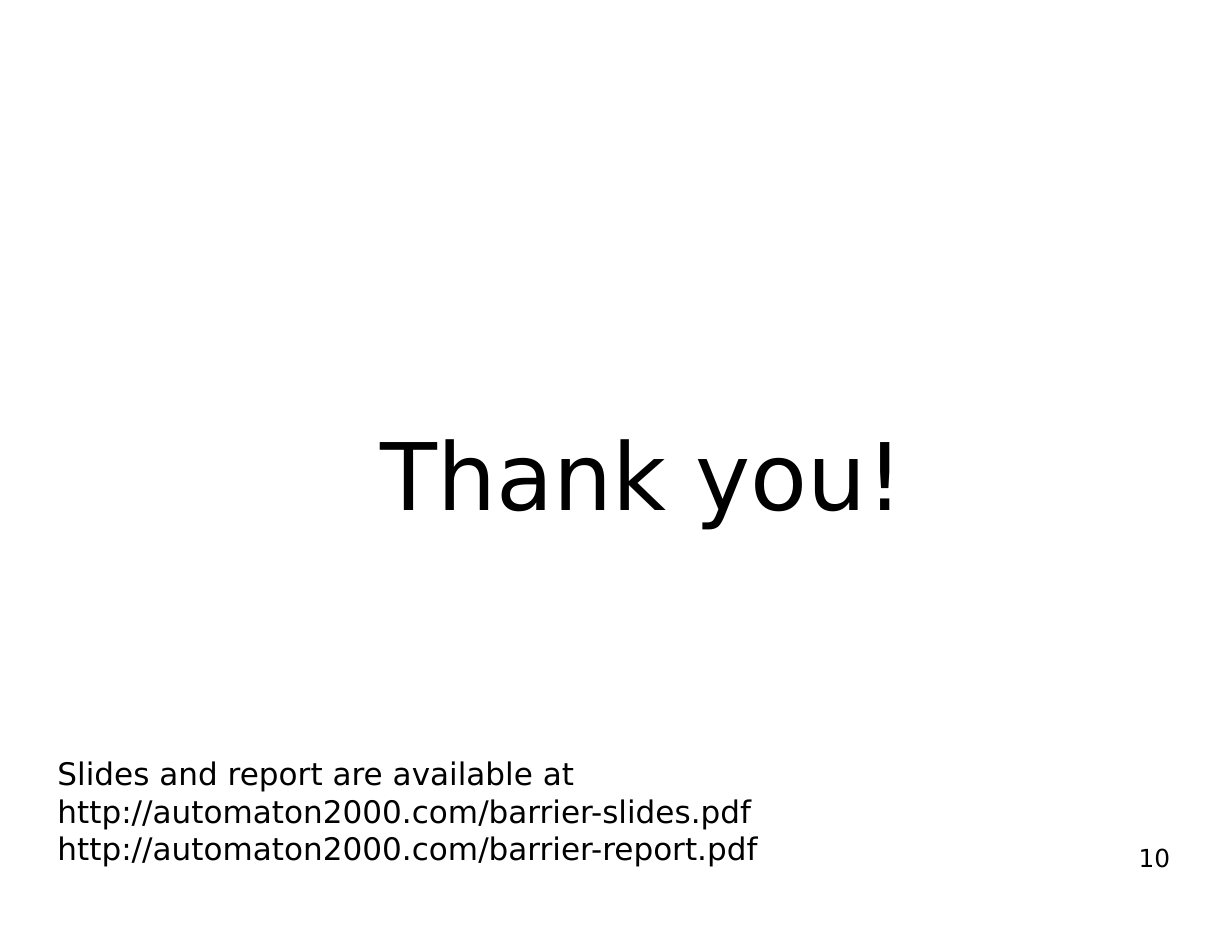
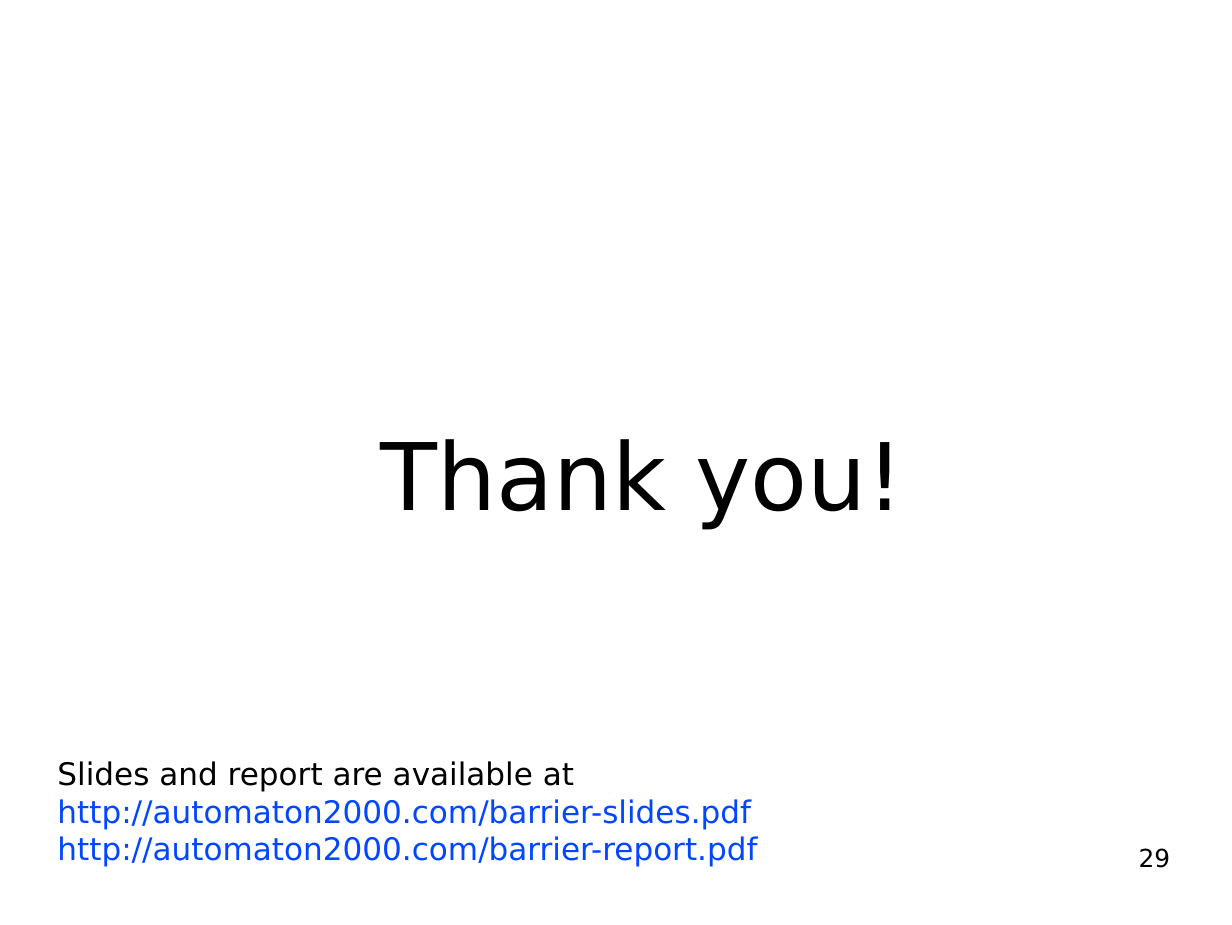
Before and after one commit to hydroo/minor-thesis-barriers, a slide deck: slide 29 of presentation/slides.odp (slide 10 before the commit). Drawn at 1232x925 pixels with LibreOffice and Linux fonts; fonts in the diff are those of the drawing. Boxes give left, top, right and bottom in pixels: in the first picture for what was removed or moved away, otherwise in the second. Text is boxed around its words. In the diff, an @@ line names an element or a change of style, - is before the commit and + after.

```diff
--- a/presentation/slides.odp
+++ b/presentation/slides.odp
@@ text at bbox=[57, 799, 757, 867]: text colour #000000 to #0047FF in "http://automaton2000.com/barrier-slides.pdf", "http://automaton2000.com/barrier-report.pdf" @@
@@ page number at bbox=[1139, 848, 1171, 868]: text changed @@
-10
+29
```
Also in this commit, not shown: 3 other slides changed, 20 slides added, 1 slide removed, 12 other files.
